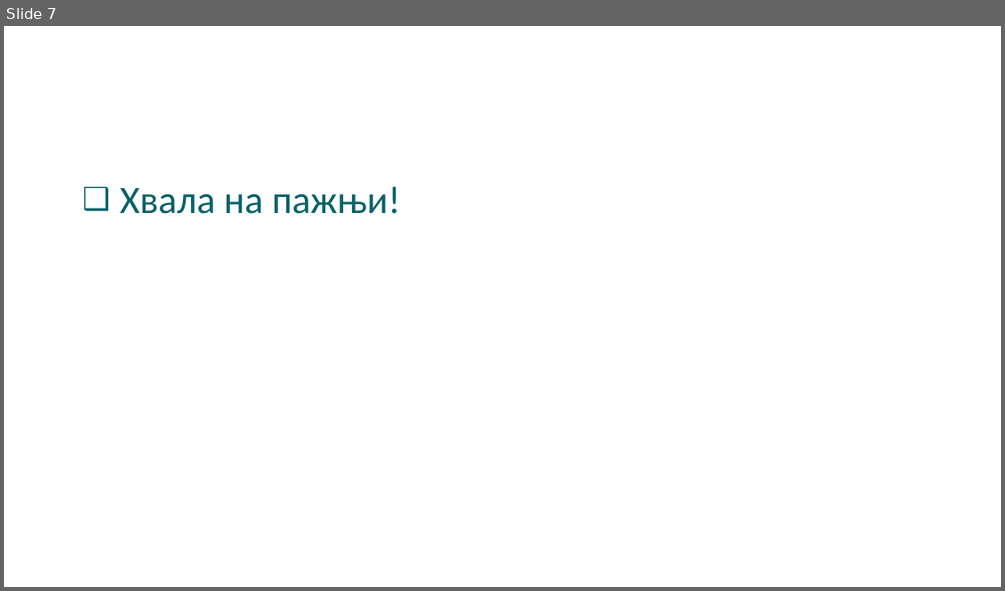
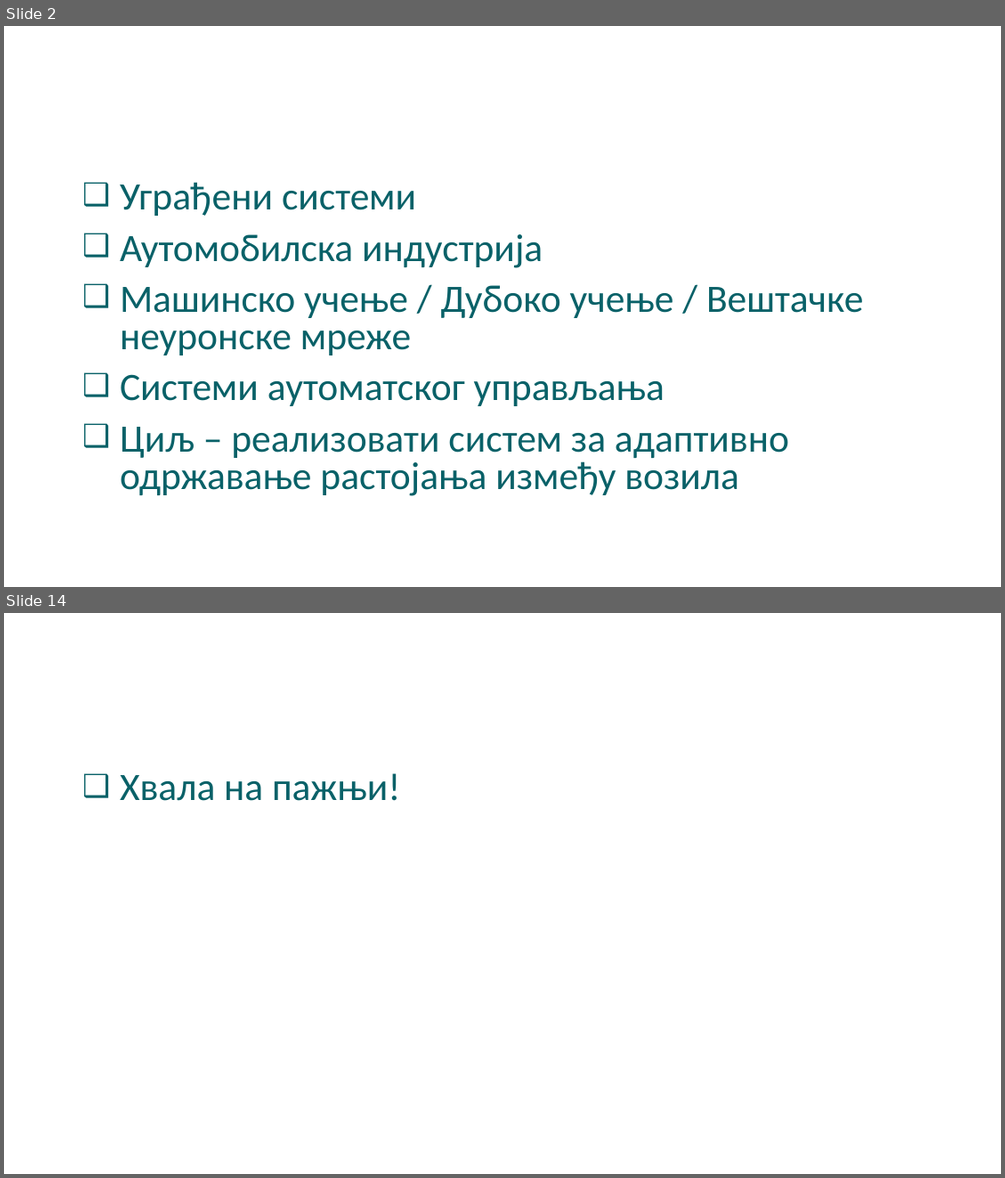
Before and after one commit to AleksaArsic/ADAS-ML-DistanceKeeping, a slide deck: doc/MSc_Thesis_Aleksa_Arsic.pptx. Shown one above the other, each under a label of ours: slide 7 before the commit, slides 2 and 14 after it; the slides between them are not shown. The pictures are 1005x591 and 1005x1178 pixels, drawn with LibreOffice and Linux fonts; fonts in the diff are those of the drawing; background and template pictures are left out. Boxes give left, top, right and bottom in pixels: in the first picture for what was removed or moved away, otherwise in the second. Text is boxed around its words. In the diff, an @@ line names an element or a change of style, - is before the commit and + after.

```diff
--- a/doc/MSc_Thesis_Aleksa_Arsic.pptx
+++ b/doc/MSc_Thesis_Aleksa_Arsic.pptx
@@ slide 2 added at <box>4,26,1001,587</box>, background #FFFFFF @@
@@ title added at <box>59,40,809,95</box>, 44 pt, text #FFFFFF, bold @@
+Увод
@@ text added at <box>120,182,863,496</box>, 28 pt, text #096168 @@
+❑ Уграђени системи
+❑ Аутомобилска индустрија
+❑ Машинско учење / Дубоко учење / Вештачке неуронске мреже
+❑ Системи аутоматског управљања
+❑ Циљ – реализовати систем за адаптивно одржавање растојања између возила
@@ what was slide 7 is now slide 14 @@
```
Also in this commit, not shown: 3 slides changed, 8 other slides added, 2 slides removed.
